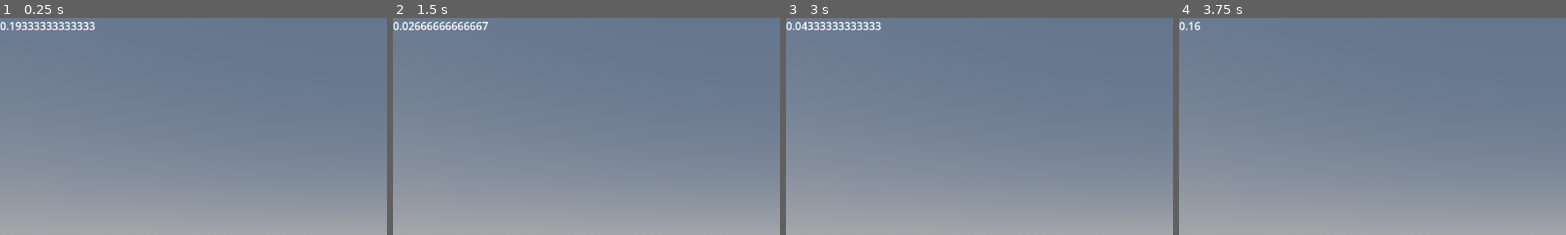
Above: before the commit, frames 1-4 (left to right).
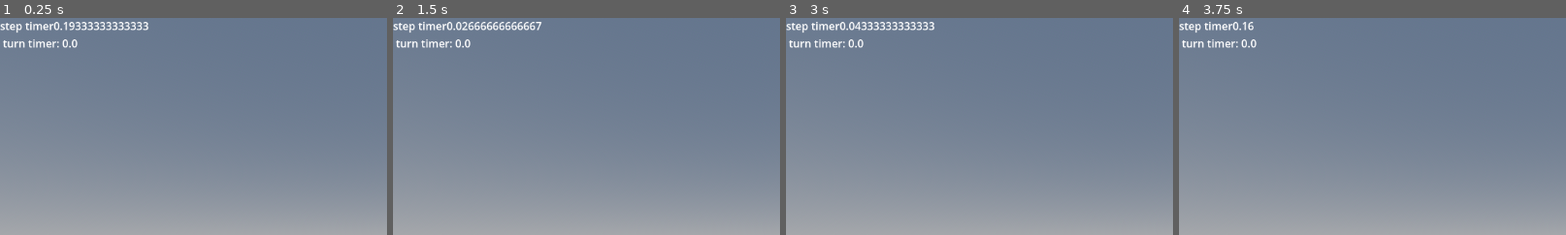
Above: after the commit, the same moments.

Repository: hadahlia/sinking-valley
Game: Godot game, scene res://scenes/main_scene.tscn
Two runs of this game, one before a commit and one after it. Both use one fixed random seed, a clock stepped at 60 frames per second and the inputs below.
Inputs:
- Up to frame 1 (0.25 s): no input
- Up to frame 2 (1.5 s): hold E (right) 0.53-1.28 s; hold S (backward) from 1.28 s (still down)
- Up to frame 3 (3 s): release S (backward) at 2.03 s; hold E (right) 2.03-2.78 s; hold W (forward) from 2.78 s (still down)
- Up to frame 4 (3.75 s): release W (forward) at 3.53 s; hold Q (left) from 3.53 s (still down)
The pictures show only the part of the screen within x 0-50%, y 0-50%; the shares and areas given below are measured in that part.

The runs differ from the first frame. In frame 1, 1.4% of the frame differs, in the area x 0-39%, y 1-14%; in frame 2, 1.4%; in frame 3, 1.4%; in frame 4, 0.8%.

Commit message:
added new input mapping, updated player script

Diff:
--- a/project.godot
+++ b/project.godot
@@ -70,6 +70,21 @@
 , Object(InputEventKey,"resource_local_to_scene":false,"resource_name":"","device":-1,"window_id":0,"alt_pressed":false …(183 unchanged characters)…
 ]
 }
+interact={
+"deadzone": 0.2,
+"events": [Object(InputEventKey,"resource_local_to_scene":false,"resource_name":"","device":-1,"window_id":0,"alt_pressed":false,"shift_pressed":false,"ctrl_pressed":false,"meta_pressed":false,"pressed":false,"keycode":0,"physical_keycode":32,"key_label":0,"unicode":32,"location":0,"echo":false,"script":null)
+]
+}
+attack={
+"deadzone": 0.2,
+"events": [Object(InputEventKey,"resource_local_to_scene":false,"resource_name":"","device":-1,"window_id":0,"alt_pressed":false,"shift_pressed":false,"ctrl_pressed":false,"meta_pressed":false,"pressed":false,"keycode":0,"physical_keycode":49,"key_label":0,"unicode":49,"location":0,"echo":false,"script":null)
+]
+}
+"magic chalice"={
+"deadzone": 0.2,
+"events": [Object(InputEventKey,"resource_local_to_scene":false,"resource_name":"","device":-1,"window_id":0,"alt_pressed":false,"shift_pressed":false,"ctrl_pressed":false,"meta_pressed":false,"pressed":false,"keycode":0,"physical_keycode":50,"key_label":0,"unicode":50,"location":0,"echo":false,"script":null)
+]
+}
 
 [layer_names]
 
--- a/scenes/player_scene.tscn
+++ b/scenes/player_scene.tscn
@@ -16,7 +16,7 @@
 fov = 70.0
 
 [node name="turn_timer" type="Timer" parent="head"]
-wait_time = 0.8
+wait_time = 0.76
 one_shot = true
 
 [node name="cast_forward" type="RayCast3D" parent="head"]
--- a/scripts/player_script.gd
+++ b/scripts/player_script.gd
@@ -53,7 +53,7 @@
 		turn_timer.start()
 
 	#if !can_step: return
-
+	if turning: return
 	if event.is_action_pressed("forward"):
 		direction_state = FRONT
 		#if !check_collision(cast_forward):
@@ -76,7 +76,7 @@
 
 func _physics_process(delta: float) -> void:
 	delta_time = delta
-	label.text = str(step_time.time_left)
+	label.text = "step timer" + str(step_time.time_left) + "\n turn timer: " + str(turn_timer.time_left)
 
 
 	head.global_position.x = lerpf(head.global_position.x, step_to.global_position.x, MOVESPEED * delta_time)
